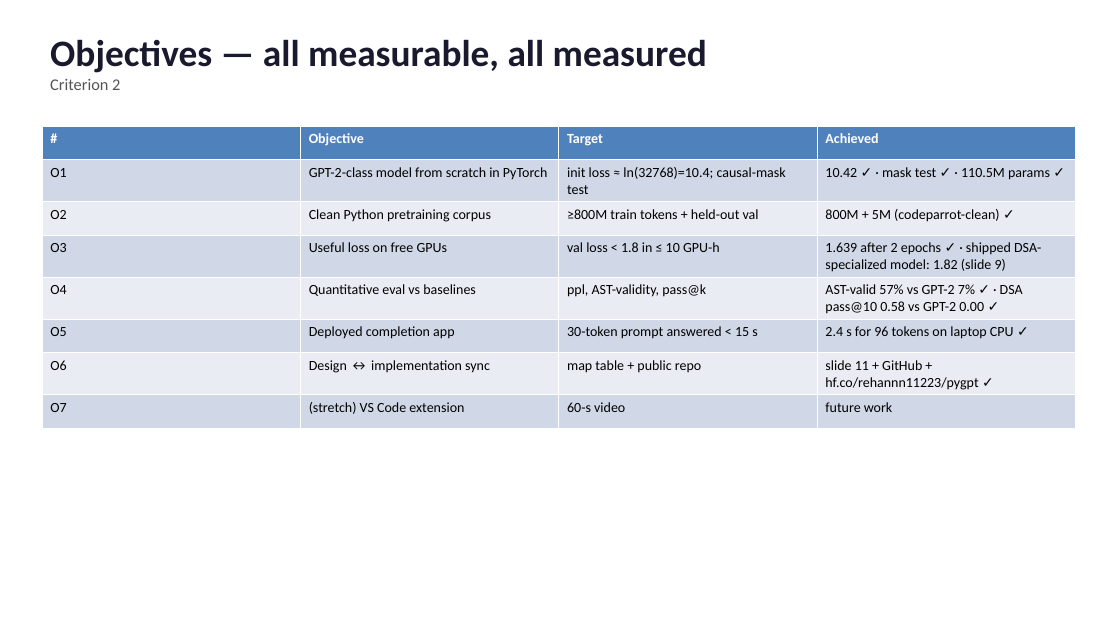
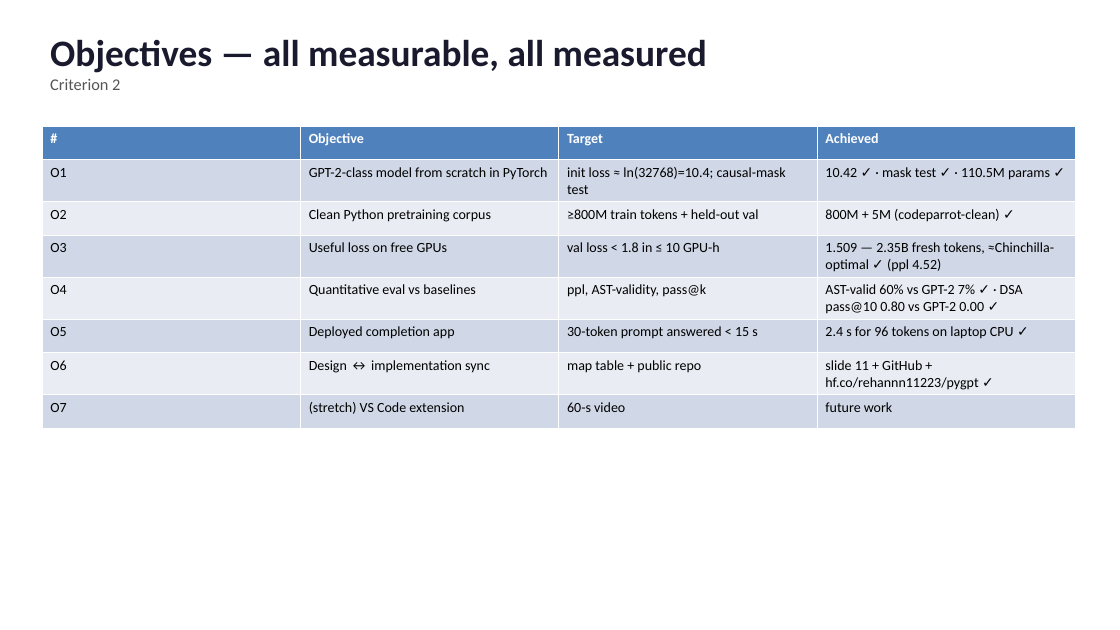
Before and after one commit to Rehan123-bash/pygpt, a slide deck: slide 5 of slides/pygpt_slides.pptx. Drawn at 1120x630 pixels with LibreOffice and Linux fonts; fonts in the diff are those of the drawing. Boxes give left, top, right and bottom in pixels: in the first picture for what was removed or moved away, otherwise in the second. Text is boxed around its words. In the diff, an @@ line names an element or a change of style, - is before the commit and + after.

```diff
--- a/slides/pygpt_slides.pptx
+++ b/slides/pygpt_slides.pptx
@@ table at [42, 126, 1077, 418] @@
-row 4, column 4: 1.639 after 2 epochs ✓ · shipped DSA-specialized model: 1.82 (slide 9)
+row 4, column 4: 1.509 — 2.35B fresh tokens, ≈Chinchilla-optimal ✓ (ppl 4.52)
-row 5, column 4: AST-valid 57% vs GPT-2 7% ✓ · DSA pass@10 0.58 vs GPT-2 0.00 ✓
+row 5, column 4: AST-valid 60% vs GPT-2 7% ✓ · DSA pass@10 0.80 vs GPT-2 0.00 ✓
```
Also in this commit, not shown: 2 other slides changed, 8 other files.
